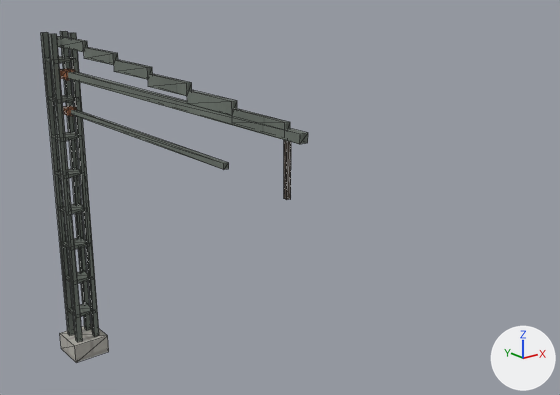
A saved change to the glTF model track_catenary_pole_tram.glb.
Rendered twice from a camera (50 mm lens) standing at (-5.67, -13.35, 7.52) and looking at (0.99, -5.02, 4.19). Lighting does not change. The marker at lower right points along +X, +Y and +Z. The older version comes first. Mesh edges are drawn as thin lines. Vertices at exactly the same position are counted once.

The older version as bpy lines, for what is in view:
```python
me_mesh_0 = bpy.data.meshes.new('Mesh_0')
me_mesh_0.from_pydata(...)  # 192 vertices, 288 faces; spans x -0.35..0.35, y -6.7..0.35, z -0.05..6.2
# faces by material slot: [12, 240, 24, 12]
me_mesh_0.materials.append(mat_track_concrete)
me_mesh_0.materials.append(mat_track_mast)
me_mesh_0.materials.append(mat_track_insulator)  # brown #9f6646
me_mesh_0.materials.append(mat_track_wire)  # brown #4b433b
ob_mesh_0 = bpy.data.objects.new('Mesh_0', me_mesh_0)
ob_mesh_0.location = (0.0, 0.0, 0.0)
```
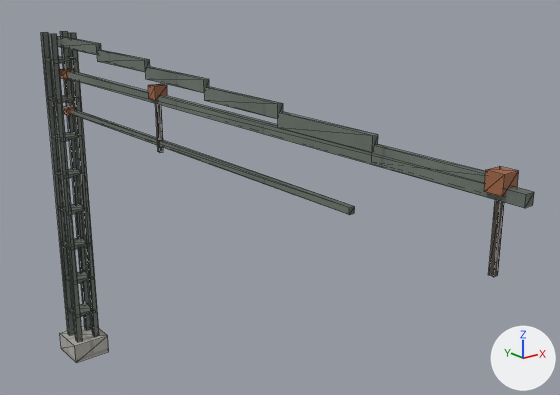
The change, as JSON lines over the scene's bpy script:
```json
{"block": "me_mesh_0", "where": "# used by ob_mesh_0; location = (0.0, 0.0, 0.0)"}
{"op": "remove", "block": "me_mesh_0", "code": "me_mesh_0.from_pydata(...)  # 192 vertices, 288 faces; spans x -0.35..0.35, y -6.7..0.35, z -0.05..6.2"}
{"op": "add", "block": "me_mesh_0", "code": "me_mesh_0.from_pydata(...)  # 216 vertices, 324 faces; spans x -0.35..0.35, y -9.7..0.35, z -0.05..6.2"}
{"block": "me_mesh_0", "change": "me_mesh_0 part 1: a new loose piece, a box spanning x -0.1..0.1, y -3.5..-3.3, z 5.5..5.7, in mat_track_insulator (brown #9f6646)"}
{"block": "me_mesh_0", "change": "me_mesh_0 part 2: a new loose piece, a box spanning x -0.1..0.1, y -9.5..-9.3, z 5.5..5.7, in mat_track_insulator (brown #9f6646)"}
{"block": "me_mesh_0", "change": "me_mesh_0 part 3: the loose piece of 8 vertices spanning x -0.03..0.03, y -6.43..-6.37, z 4.7..5.5 is moved by (0.0, -3.0, 0.0)"}
{"block": "me_mesh_0", "change": "me_mesh_0 part 4: a new loose piece, a box spanning x -0.03..0.03, y -3.43..-3.37, z 4.7..5.5, in mat_track_wire (brown #4b433b)"}
{"block": "me_mesh_0", "change": "me_mesh_0 part 5"}
{"block": "me_mesh_0", "change": "8 vertices are removed from x -0.06..0.06, y -6.7..-6.4, z 5.44..5.64"}
{"block": "me_mesh_0", "change": "20 faces are deleted"}
{"block": "me_mesh_0", "change": "8 vertices in x -0.04..0.04, y -1.07, z 5.86..6.14 move by (0.0, -0.5, 0.0)"}
{"block": "me_mesh_0", "change": "8 vertices in x -0.04..0.04, y -2.13, z 5.76..6.04 move by (0.0, -1.0, 0.0)"}
{"block": "me_mesh_0", "change": "8 vertices in x -0.04..0.04, y -3.2, z 5.66..5.94 move by (0.0, -1.5, 0.0)"}
{"block": "me_mesh_0", "change": "8 vertices in x -0.04..0.04, y -4.27, z 5.56..5.84 move by (0.0, -2.0, 0.0)"}
{"block": "me_mesh_0", "change": "8 vertices in x -0.04..0.04, y -5.33, z 5.46..5.74 move by (0.0, -2.5, 0.0)"}
{"block": "me_mesh_0", "change": "4 vertices in x -0.04..0.04, y -5.12, z 4.8..4.88 move by (0.0, -2.4, 0.0)"}
{"block": "me_mesh_0", "change": "8 vertices are added at x -0.06..0.06, y -9.7..-9.4, z 5.44..5.64"}
{"block": "me_mesh_0", "change": "20 new faces join them, mat_track_mast"}
{"block": "me_mesh_0", "change": "me_mesh_0 part 6: 48 kept faces spanning x -0.04..0.04, y -7.83..0.0, z 4.8..6.14 get new texture (UV) coordinates"}
```

Where the change shows, as pixel boxes [x1, y1, x2, y2] in the pictures (560 x 395 px; the box of a moved part takes in the faces that stretch with it):
```json
{"object": "Mesh_0", "change": "reshaped", "before": [41, 31, 308, 362], "after": [41, 31, 534, 362], "on screen": "84% wider"}
{"part": 1, "of": "me_mesh_0", "change": "added", "after": [148, 84, 167, 101]}
{"part": 2, "of": "me_mesh_0", "change": "added", "after": [484, 166, 519, 197], "on screen": "brown"}
{"part": 3, "of": "me_mesh_0", "change": "moved or reshaped", "before": [284, 140, 291, 200], "after": [488, 200, 504, 277]}
{"part": 4, "of": "me_mesh_0", "change": "added", "after": [156, 104, 163, 153]}
{"part": 5, "of": "me_mesh_0", "change": "moved or reshaped", "before": [68, 41, 308, 170], "after": [68, 44, 534, 215]}
{"part": 6, "of": "me_mesh_0", "change": "surface changed", "before": [81, 40, 236, 169], "after": [81, 40, 377, 215]}
```
